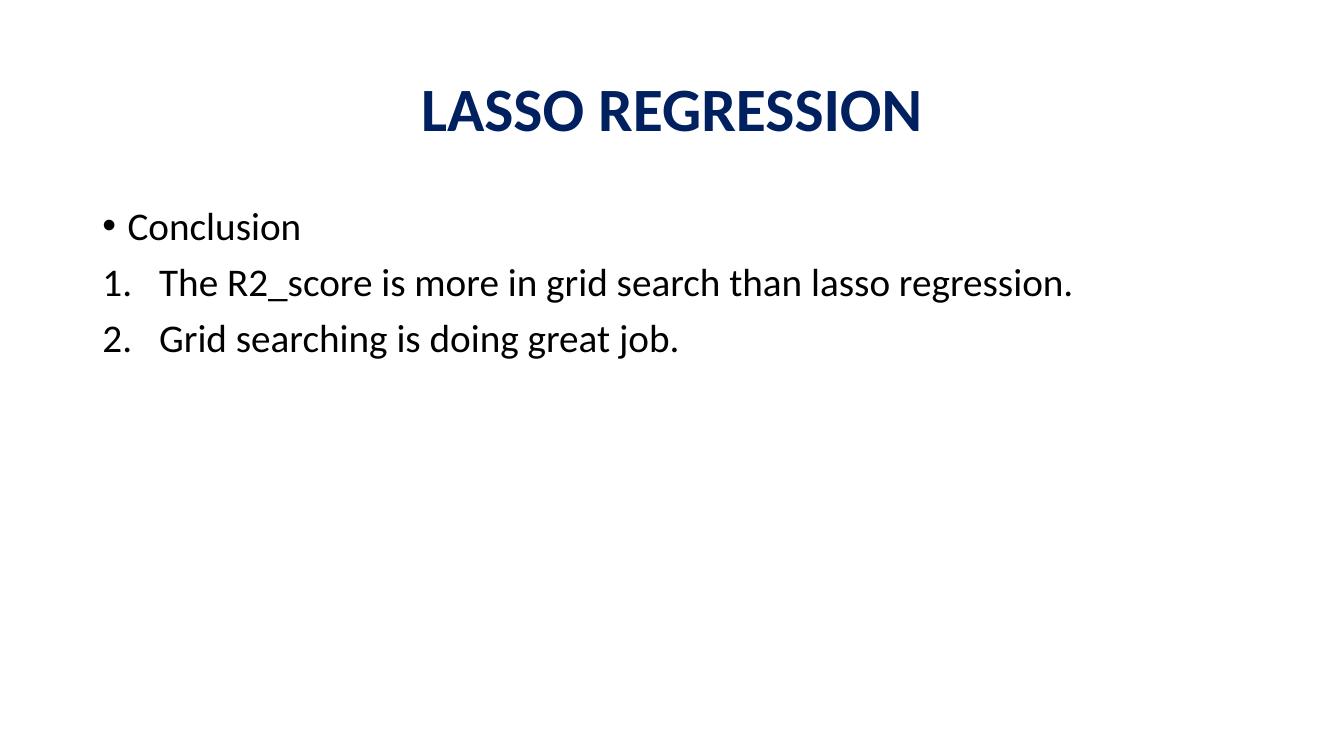
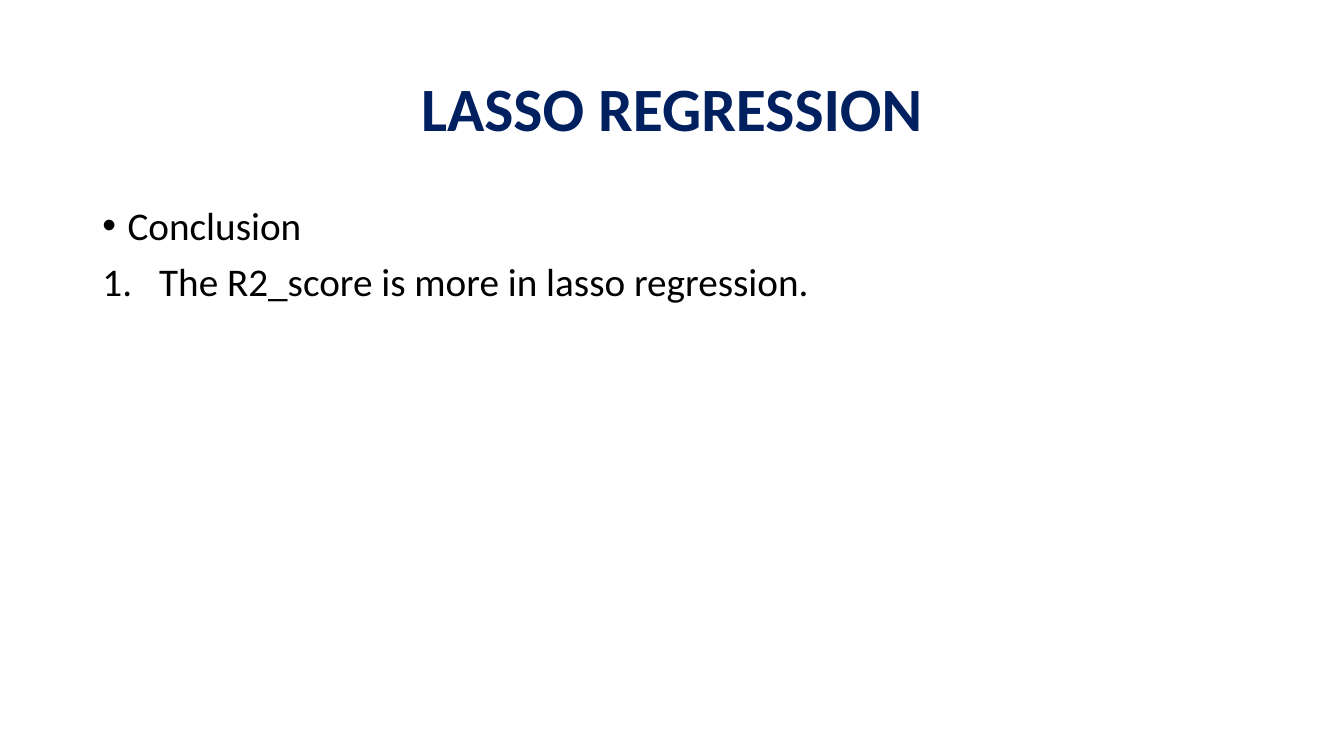
Before and after one commit to Reddappa-M-R-4431/Reddappa_4431, a slide deck: slide 4 of Week-4-Presentation/LASSO REGRESSION(updated_results).pptx. Drawn at 1344x756 pixels with LibreOffice and Linux fonts; fonts in the diff are those of the drawing. Boxes give left, top, right and bottom in pixels: in the first picture for what was removed or moved away, otherwise in the second. Text is boxed around its words. In the diff, an @@ line names an element or a change of style, - is before the commit and + after.

```diff
--- a/Week-4-Presentation/LASSO REGRESSION(updated_results).pptx
+++ b/Week-4-Presentation/LASSO REGRESSION(updated_results).pptx
@@ text at [159,268,808,303]: text changed @@
-1. The R2_score is more in grid search than lasso regression.
-2. Grid searching is doing great job.
+1. The R2_score is more in lasso regression.
```
Also in this commit, not shown: 24 other files.
